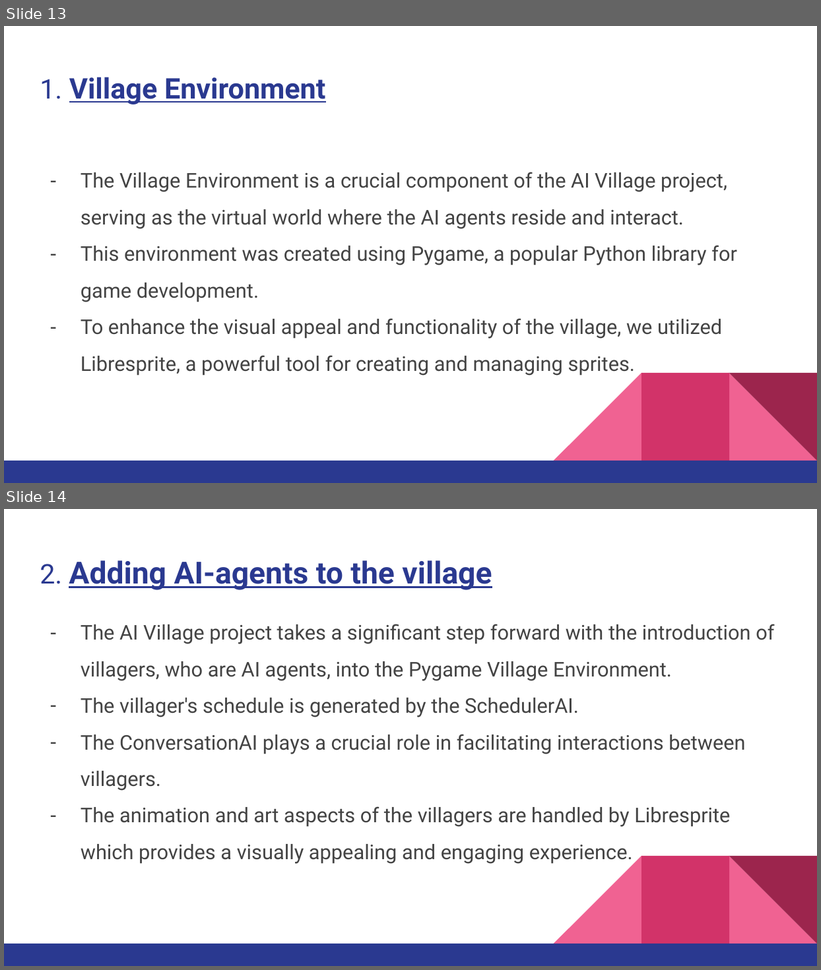
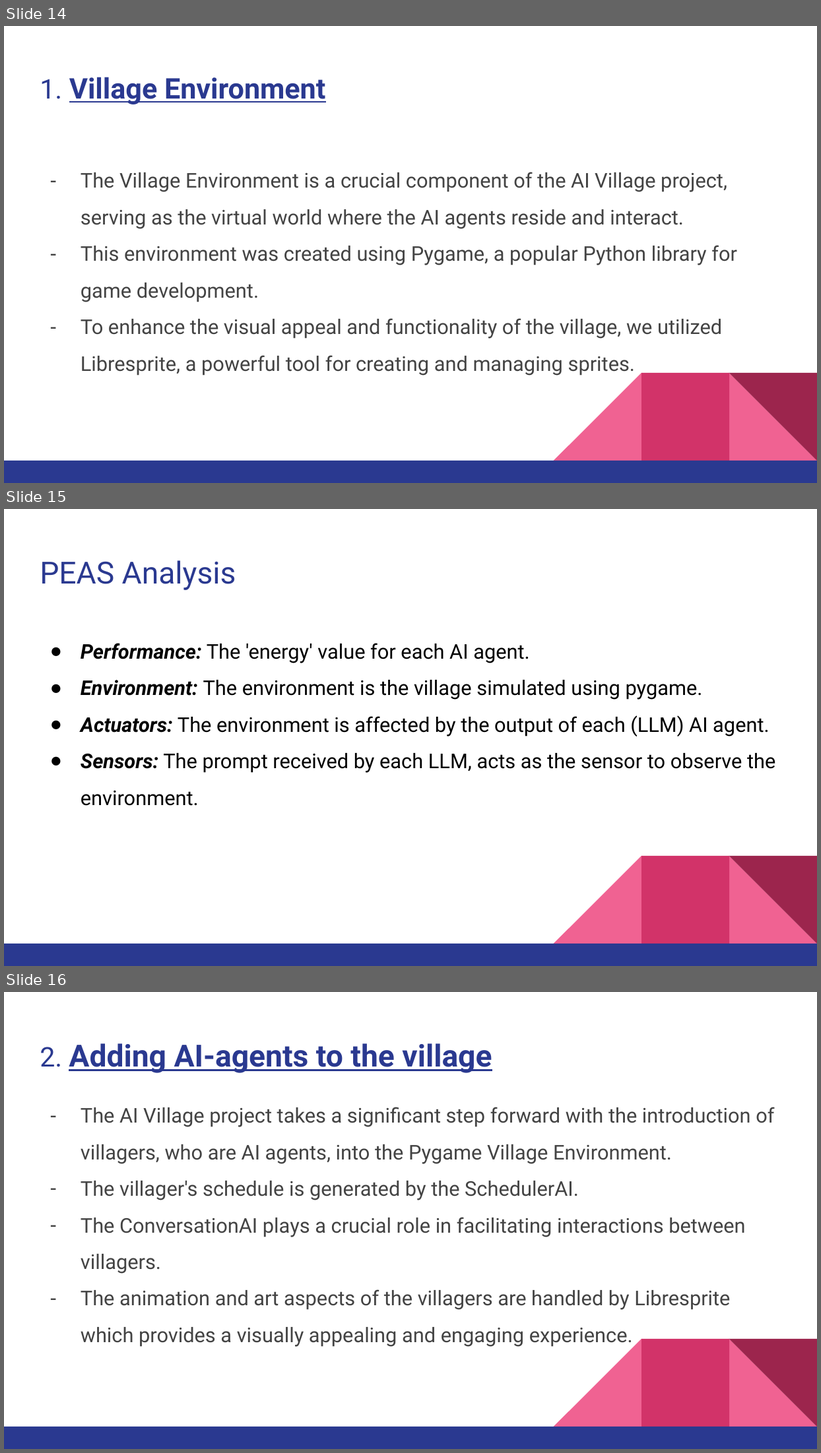
Before and after one commit to Arjun-G-Ravi/ai-village, a slide deck: Documentation/AI VILLAGE(3) (1).pptx. Shown one above the other, each under a label of ours: slides 13 and 14 before the commit, slides 14, 15 and 16 after it. The pictures are 821x970 and 821x1453 pixels, drawn with LibreOffice and Linux fonts; fonts in the diff are those of the drawing. Boxes give left, top, right and bottom in pixels: in the first picture for what was removed or moved away, otherwise in the second. Text is boxed around its words. In the diff, an @@ line names an element or a change of style, - is before the commit and + after.

```diff
--- a/Documentation/AI VILLAGE(3) (1).pptx
+++ b/Documentation/AI VILLAGE(3) (1).pptx
@@ slide 15 added at (4,509,817,966), background #FFFFFF; not listed: 5 template elements that a slide beside it also shows @@
@@ title added at (40,560,236,590), 27 pt, text #2A3990 @@
+PEAS Analysis
@@ text added at (81,643,776,806), 18 pt, text #000000 @@
+● Performance: The 'energy' value for each AI agent.
+● Environment: The environment is the village simulated using pygame.
+● Actuators: The environment is affected by the output of each (LLM) AI agent.
+● Sensors: The prompt received by each LLM, acts as the sensor to observe the environment.
@@ what was slide 13 is now slide 14 @@
@@ what was slide 14 is now slide 16 @@
```
Also in this commit, not shown: 5 slides changed, 6 other slides added.
